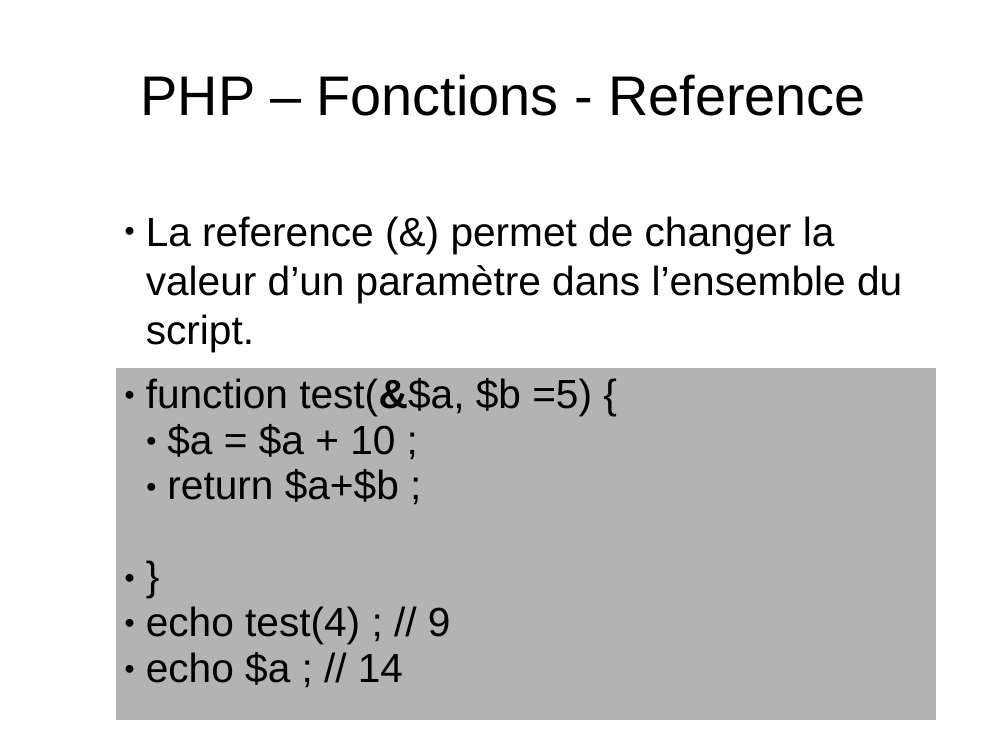
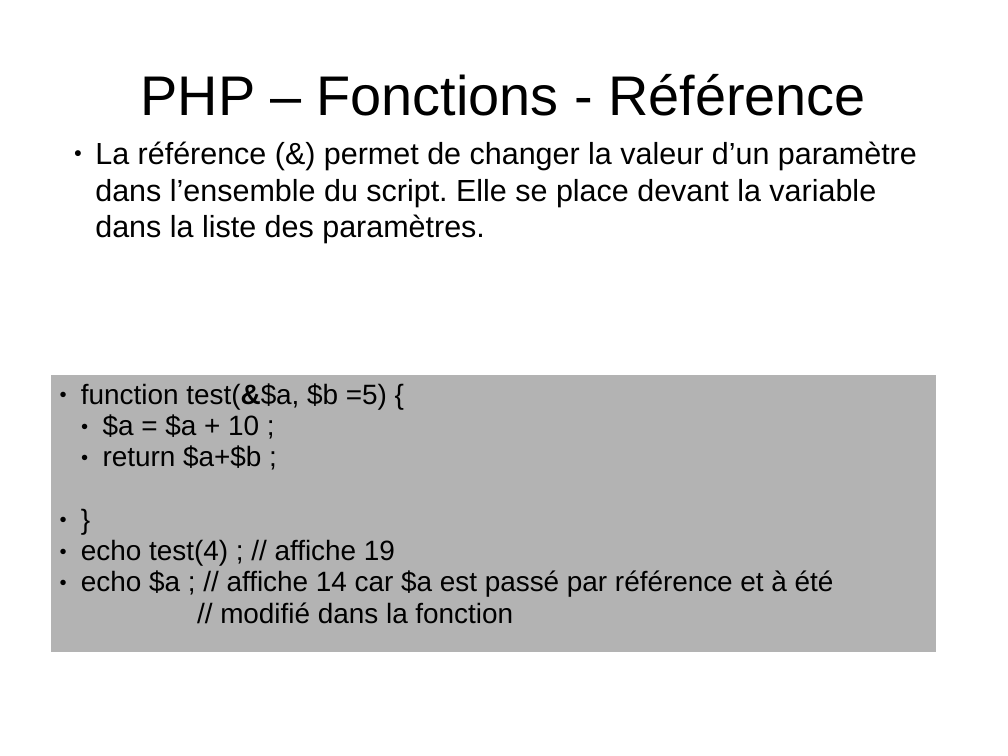
Before and after one commit to NicoM88/formation, a slide deck: slide 23 of PHP/formation.odp (slide 24 before the commit). Drawn at 1008x756 pixels with LibreOffice and Linux fonts; fonts in the diff are those of the drawing. Boxes give left, top, right and bottom in pixels: in the first picture for what was removed or moved away, otherwise in the second. Text is boxed around its words. In the diff, an @@ line names an element or a change of style, - is before the commit and + after.

```diff
--- a/PHP/formation.odp
+++ b/PHP/formation.odp
@@ title at (141, 74, 866, 116): text changed @@
-PHP – Fonctions - Reference
+PHP – Fonctions - Référence
@@ text at (95, 141, 917, 243): text changed; size 32 to 24 pt @@
-● La reference (&) permet de changer la valeur d’un paramètre dans l’ensemble du script.
+● La référence (&) permet de changer la valeur d’un paramètre dans l’ensemble du script. Elle se place devant la variable dans la liste des paramètres.
@@ table at (50, 374, 936, 634) @@
-row 1, column 1: function test(&$a, $b =5) { / $a = $a + 10 ; / return $a+$b ; / } / echo test(4) ; // 9 / echo $a ; // 14
+row 1, column 1: function test(&$a, $b =5) { / $a = $a + 10 ; / return $a+$b ; / } / echo test(4) ; // affiche 19 / echo $a ; // affiche 14 car $a est passé par référence et à été // modifié dans la fonction
@@ table: place and size @@
-table at (115, 368, 937, 720)
+table at (50, 374, 936, 634)
```
Also in this commit, not shown: 21 other slides changed, 2 slides added, 3 slides removed, 4 other files.
